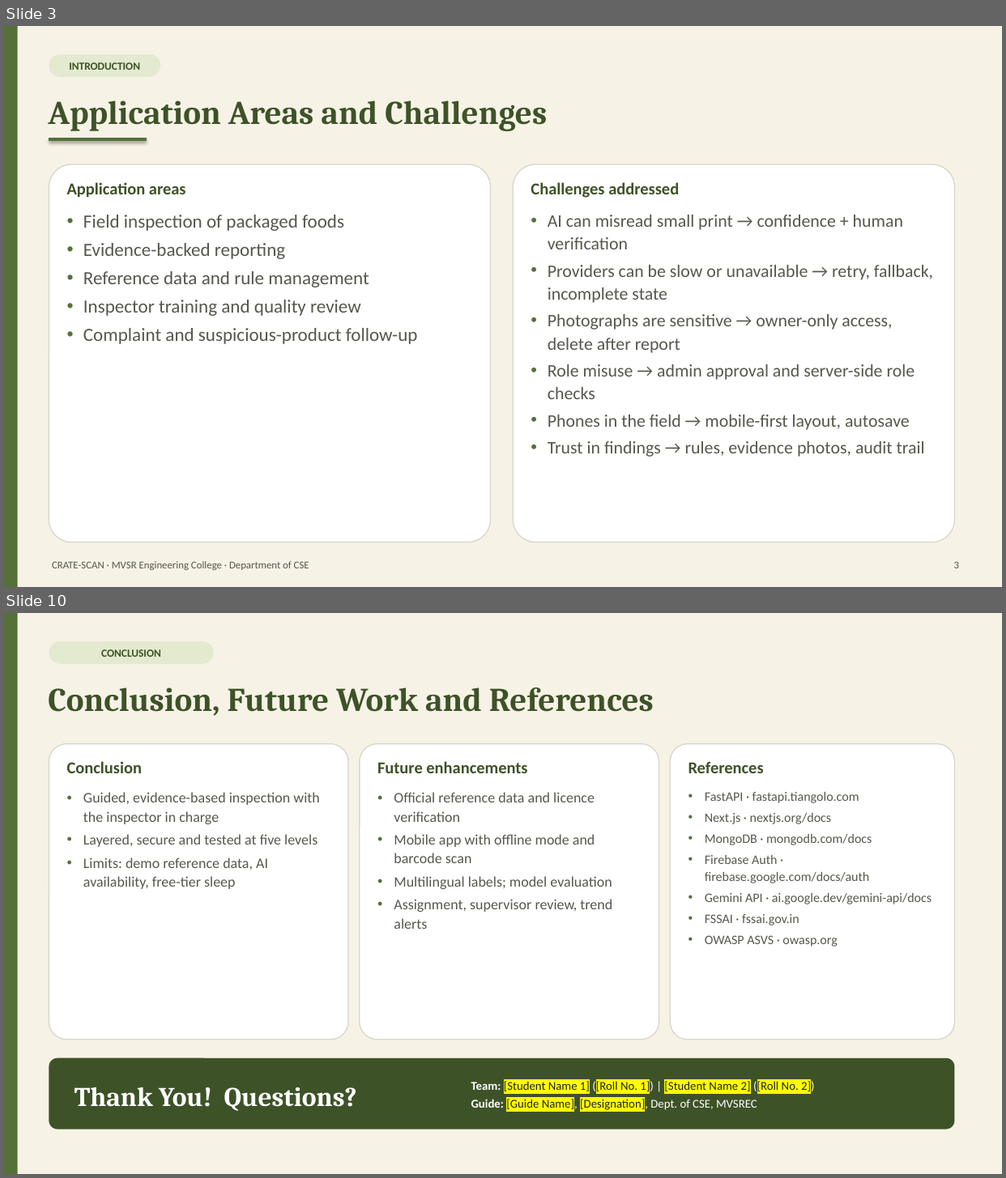
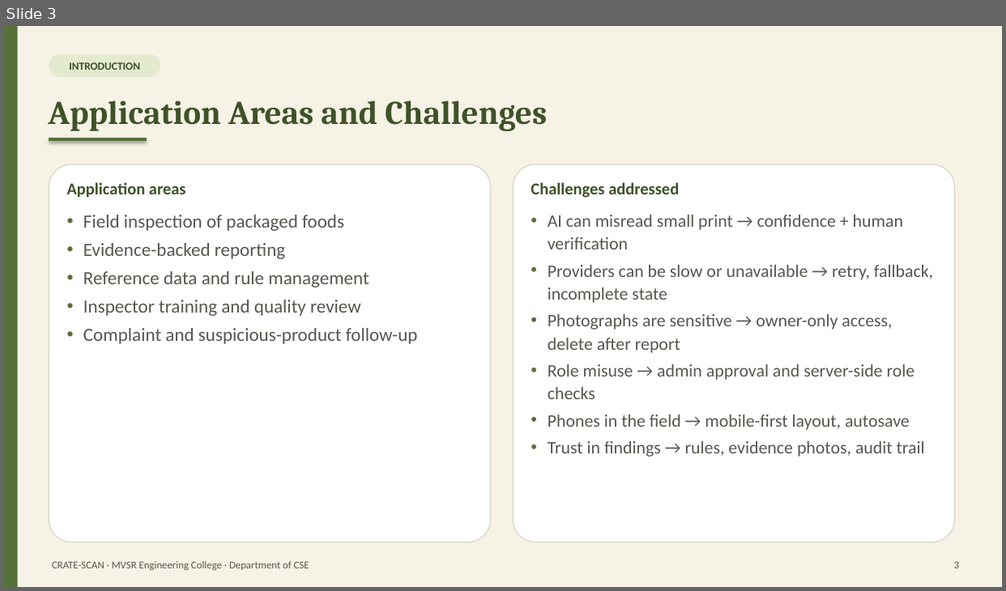
Before and after one commit to DubbakaSathwik/Food_inspection_toolkit, a slide deck: docs/report/CRATE-SCAN_Presentation.pptx. Shown one above the other, each under a label of ours: slides 3 and 10 before the commit, slide 3 after it; the slides between them are not shown. The pictures are 1006x1178 and 1006x591 pixels, drawn with LibreOffice and Linux fonts; fonts in the diff are those of the drawing. Boxes give left, top, right and bottom in pixels: in the first picture for what was removed or moved away, otherwise in the second. Text is boxed around its words. In the diff, an @@ line names an element or a change of style, - is before the commit and + after.

```diff
--- a/docs/report/CRATE-SCAN_Presentation.pptx
+++ b/docs/report/CRATE-SCAN_Presentation.pptx
@@ slide 10 removed at box(4, 613, 1002, 1174), background #F6F2E6 @@
@@ rectangle removed at box(4, 613, 18, 1174) @@
@@ rounded rectangle removed at box(49, 641, 214, 664) @@
-CONCLUSION
@@ text removed at box(48, 688, 654, 716) @@
-Conclusion, Future Work and References
@@ rounded rectangle removed at box(49, 744, 348, 1040) @@
@@ rounded rectangle removed at box(360, 744, 659, 1040) @@
@@ rounded rectangle removed at box(671, 744, 955, 1040) @@
@@ text removed at box(67, 761, 143, 773) @@
-Conclusion
@@ text removed at box(377, 761, 527, 773) @@
-Future enhancements
@@ text removed at box(688, 761, 764, 773) @@
-References
@@ text removed at box(83, 792, 319, 889) @@
-• Guided, evidence-based inspection with the inspector in charge
-• Layered, secure and tested at five levels
-• Limits: demo reference data, AI availability, free-tier sleep
@@ text removed at box(394, 792, 612, 929) @@
-• Official reference data and licence verification
-• Mobile app with offline mode and barcode scan
-• Multilingual labels; model evaluation
-• Assignment, supervisor review, trend alerts
@@ text removed at box(705, 792, 931, 947) @@
-• FastAPI · fastapi.tiangolo.com
-• Next.js · nextjs.org/docs
-• MongoDB · mongodb.com/docs
-• Firebase Auth · firebase.google.com/docs/auth
-• Gemini API · ai.google.dev/gemini-api/docs
-• FSSAI · fssai.gov.in
-• OWASP ASVS · owasp.org
@@ rounded rectangle removed at box(49, 1059, 955, 1130) @@
@@ text removed at box(74, 1088, 357, 1111) @@
-Thank You! Questions?
@@ text removed at box(471, 1080, 815, 1111) @@
-Team: [Student Name 1] ([Roll No. 1]) | [Student Name 2] ([Roll No. 2])
-Guide: [Guide Name], [Designation], Dept. of CSE, MVSREC
```
Also in this commit, not shown: 1 slide changed, 13 slides added, 5 other slides removed, 2 other files.
